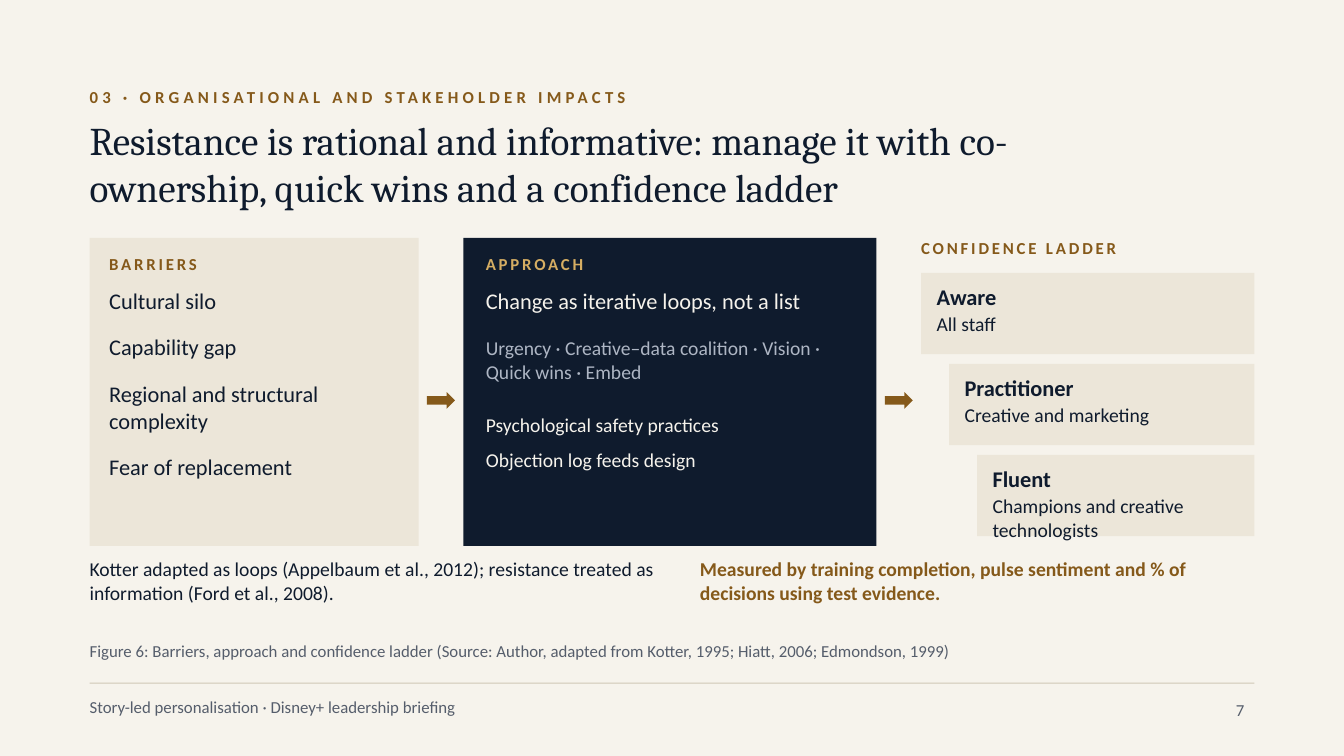
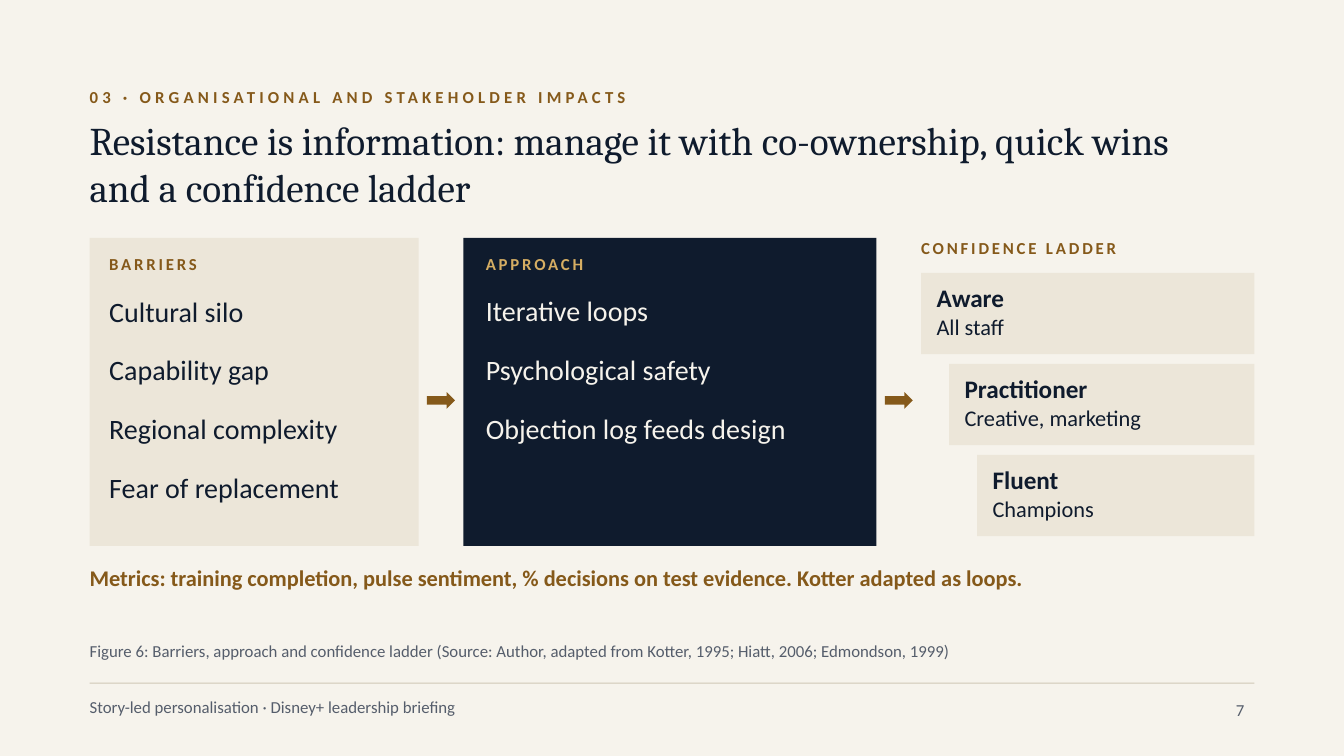
Before and after one commit to karanrg22-svg/skill, a slide deck: slide 7 of output/A_Corporate_Editorial.pptx. Drawn at 1344x756 pixels with LibreOffice and Linux fonts; fonts in the diff are those of the drawing. Boxes give left, top, right and bottom in pixels: in the first picture for what was removed or moved away, otherwise in the second. Text is boxed around its words. In the diff, an @@ line names an element or a change of style, - is before the commit and + after.

```diff
--- a/output/A_Corporate_Editorial.pptx
+++ b/output/A_Corporate_Editorial.pptx
@@ text at bbox=[90, 127, 1169, 203]: text changed @@
-Resistance is rational and informative: manage it with co-ownership, quick wins and a confidence ladder
+Resistance is information: manage it with co-ownership, quick wins and a confidence ladder
@@ text "Cultural silo": place and size @@
-text "Cultural silo" at bbox=[109, 293, 318, 479]
+text "Cultural silo" at bbox=[109, 302, 339, 503]
@@ text "Iterative loops": place and size @@
-text "Iterative loops" at bbox=[486, 453, 696, 471]
+text "Iterative loops" at bbox=[486, 301, 785, 444]
@@ text removed at bbox=[486, 293, 800, 313] @@
-Change as iterative loops, not a list
@@ text at bbox=[109, 302, 339, 503]: size 16 to 20 pt in "Cultural silo", "Capability gap", "Fear of replacement"; more space between paragraphs @@
@@ text at bbox=[486, 301, 711, 385]: paragraphs added @@
+Iterative loops
+Psychological safety
@@ text "All staff" at bbox=[937, 319, 1004, 335]: size 14 to 16 pt @@
@@ text removed at bbox=[486, 341, 810, 382] @@
-Urgency · Creative–data coalition · Vision · Quick wins · Embed
@@ text at bbox=[109, 419, 337, 444]: text changed; size 16 to 20 pt @@
-Regional and structural complexity
+Regional complexity
@@ text at bbox=[486, 419, 785, 444]: size 14 to 20 pt in "Objection log feeds design"; more space between paragraphs @@
@@ text removed at bbox=[486, 418, 719, 436] @@
-Psychological safety practices
@@ text at bbox=[965, 410, 1141, 430]: text changed; size 14 to 16 pt @@
-Creative and marketing
+Creative, marketing
@@ size 16 to 18 pt in 3 elements at bbox=[937, 290, 1005, 307], bbox=[965, 380, 1088, 398], bbox=[993, 471, 1059, 489] @@
@@ text at bbox=[993, 501, 1094, 521]: text changed; size 14 to 16 pt @@
-Champions and creative technologists
+Champions
@@ text removed at bbox=[90, 562, 653, 603] @@
-Kotter adapted as loops (Appelbaum et al., 2012); resistance treated as information (Ford et al., 2008).
@@ text at bbox=[90, 570, 1022, 590]: text changed; size 14 to 16 pt @@
-Measured by training completion, pulse sentiment and % of decisions using test evidence.
+Metrics: training completion, pulse sentiment, % decisions on test evidence. Kotter adapted as loops.
```
Also in this commit, not shown: 10 other slides changed, 1 other file.
